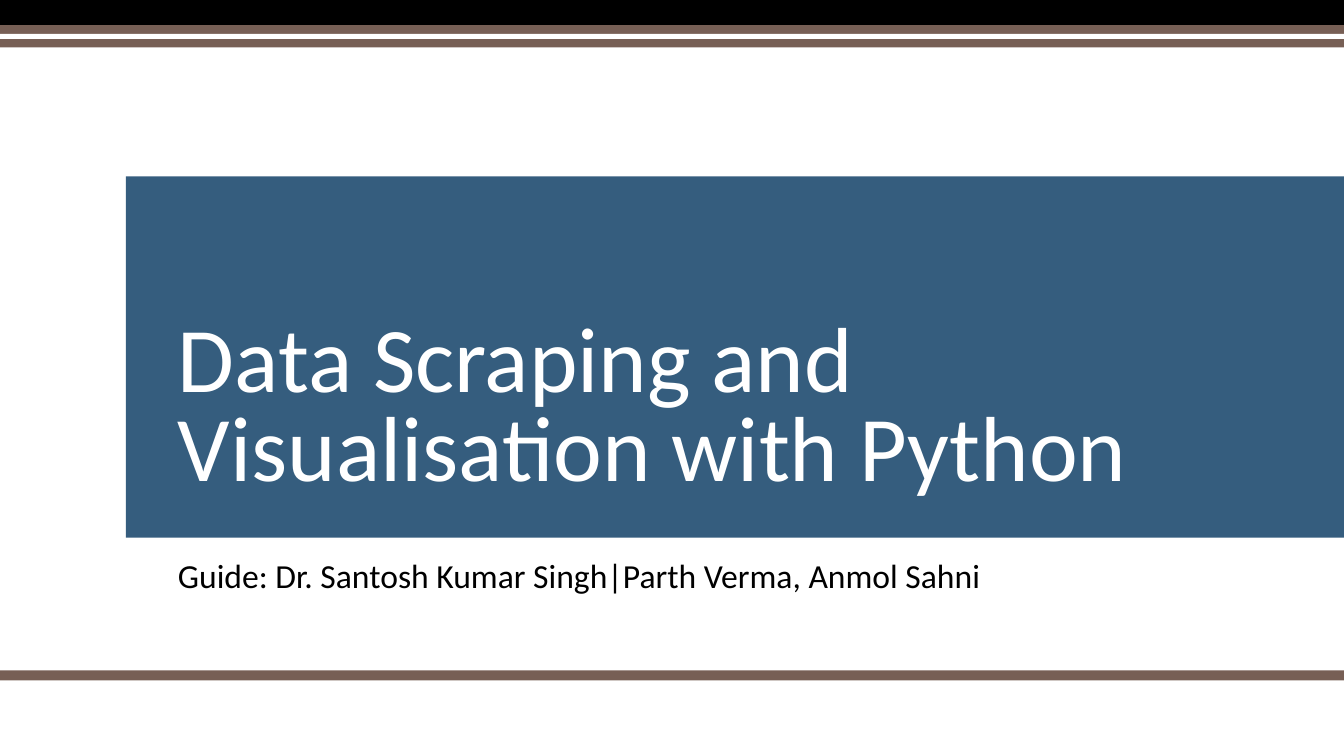
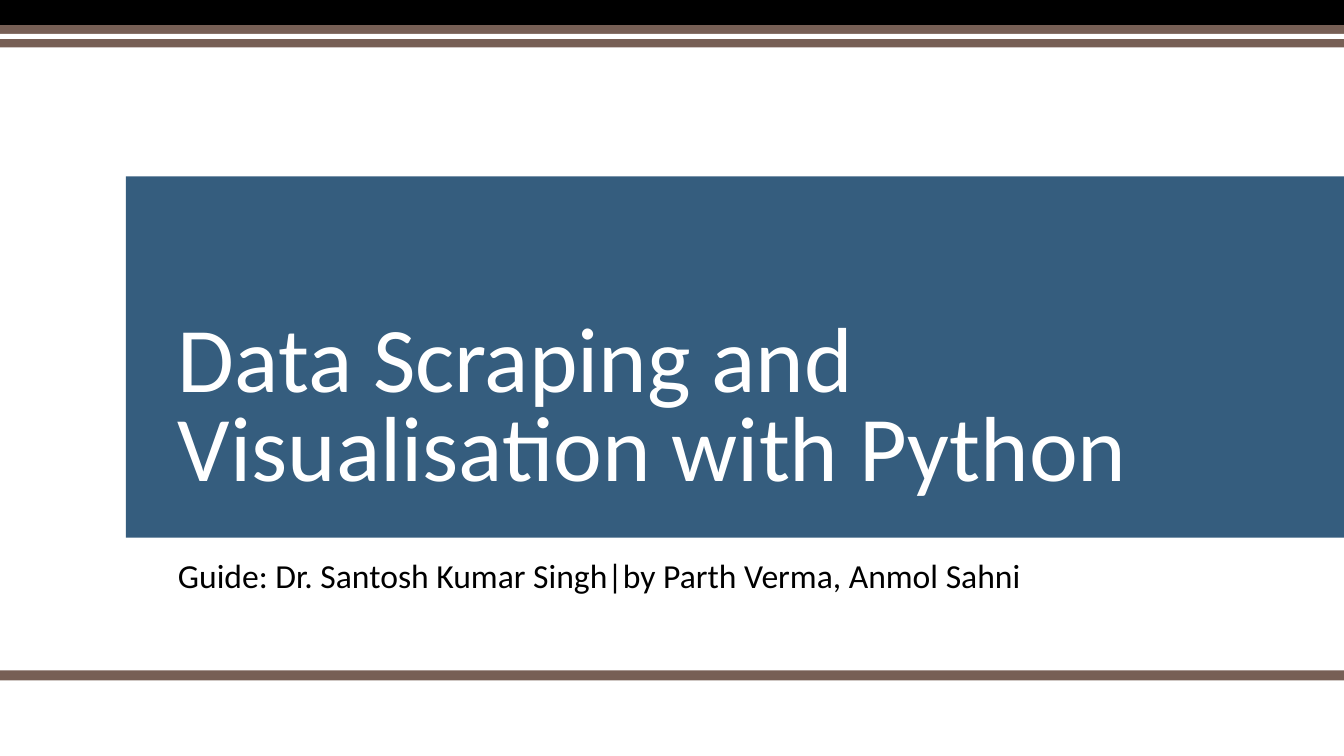
Before and after one commit to letsgoparth/minorproject, a slide deck: slide 1 of documentation/Data Scraping and Visualisation with Python.pptx. Drawn at 1344x756 pixels with LibreOffice and Linux fonts; fonts in the diff are those of the drawing; background and template pictures are left out. Boxes give left, top, right and bottom in pixels: in the first picture for what was removed or moved away, otherwise in the second. Text is boxed around its words. In the diff, an @@ line names an element or a change of style, - is before the commit and + after.

```diff
--- a/documentation/Data Scraping and Visualisation with Python.pptx
+++ b/documentation/Data Scraping and Visualisation with Python.pptx
@@ subtitle at <box>178,563,1021,594</box>: text changed @@
-Guide: Dr. Santosh Kumar Singh|Parth Verma, Anmol Sahni
+Guide: Dr. Santosh Kumar Singh|by Parth Verma, Anmol Sahni
```
Also in this commit, not shown: 3 other slides changed, 3 slides added, 1 slide removed, 44 other files.
